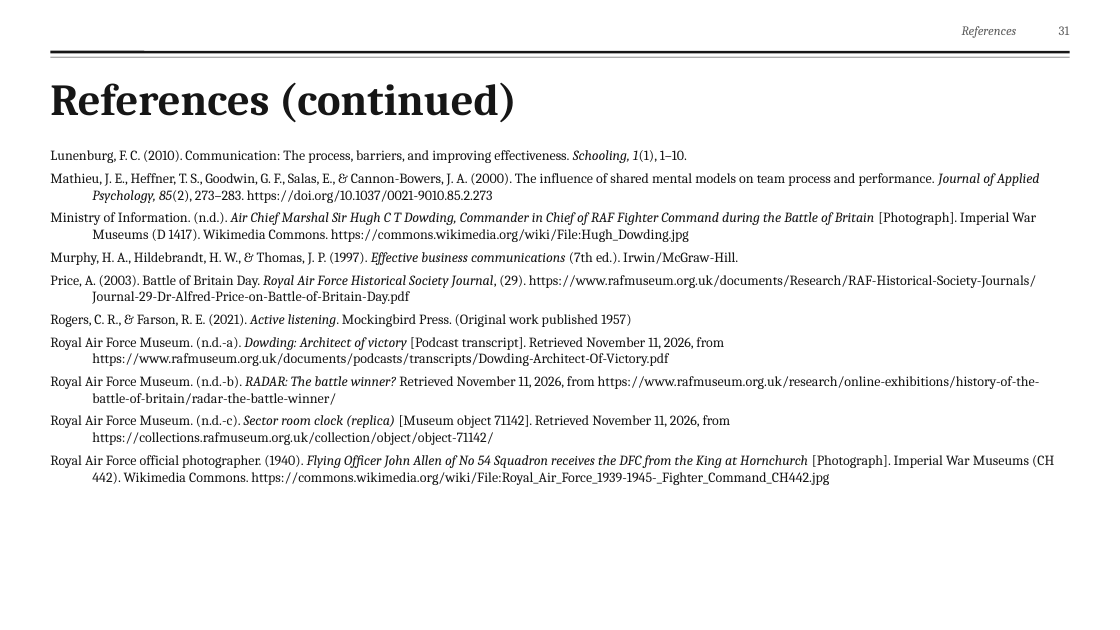
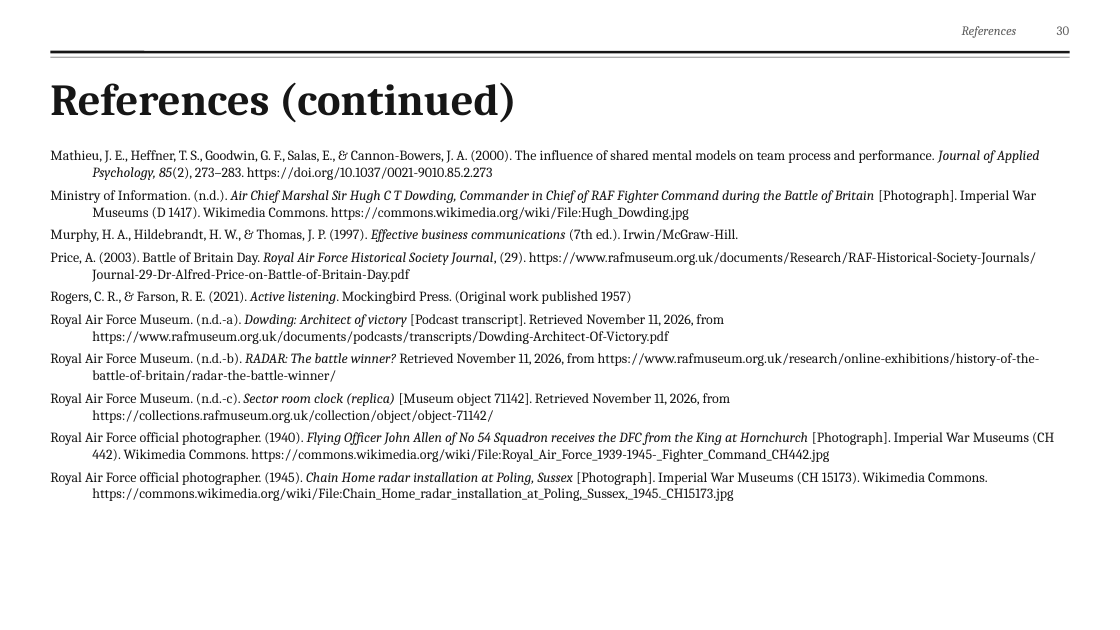
Before and after one commit to fengyiqicoder/fumadocs, a slide deck: slide 30 of dowding-presentation/Dowding_Effective_Communication.pptx (slide 31 before the commit). Drawn at 1120x630 pixels with LibreOffice and Linux fonts; fonts in the diff are those of the drawing; background and template pictures are left out. Boxes give left, top, right and bottom in pixels: in the first picture for what was removed or moved away, otherwise in the second. Text is boxed around its words. In the diff, an @@ line names an element or a change of style, - is before the commit and + after.

```diff
--- a/dowding-presentation/Dowding_Effective_Communication.pptx
+++ b/dowding-presentation/Dowding_Effective_Communication.pptx
@@ page number at (1057,26,1070,35): text changed @@
-31
+30
@@ text at (50,150,687,163): paragraph removed @@
-Lunenburg, F. C. (2010). Communication: The process, barriers, and improving effectiveness. Schooling, 1(1), 1–10.
@@ text at (50,472,988,501): paragraph added @@
+Royal Air Force official photographer. (1945). Chain Home radar installation at Poling, Sussex [Photograph]. Imperial War Museums (CH 15173). Wikimedia Commons. https://commons.wikimedia.org/wiki/File:Chain_Home_radar_installation_at_Poling,_Sussex,_1945._CH15173.jpg
```
Also in this commit, not shown: 5 other slides changed, 1 slide removed, 2 other files.
